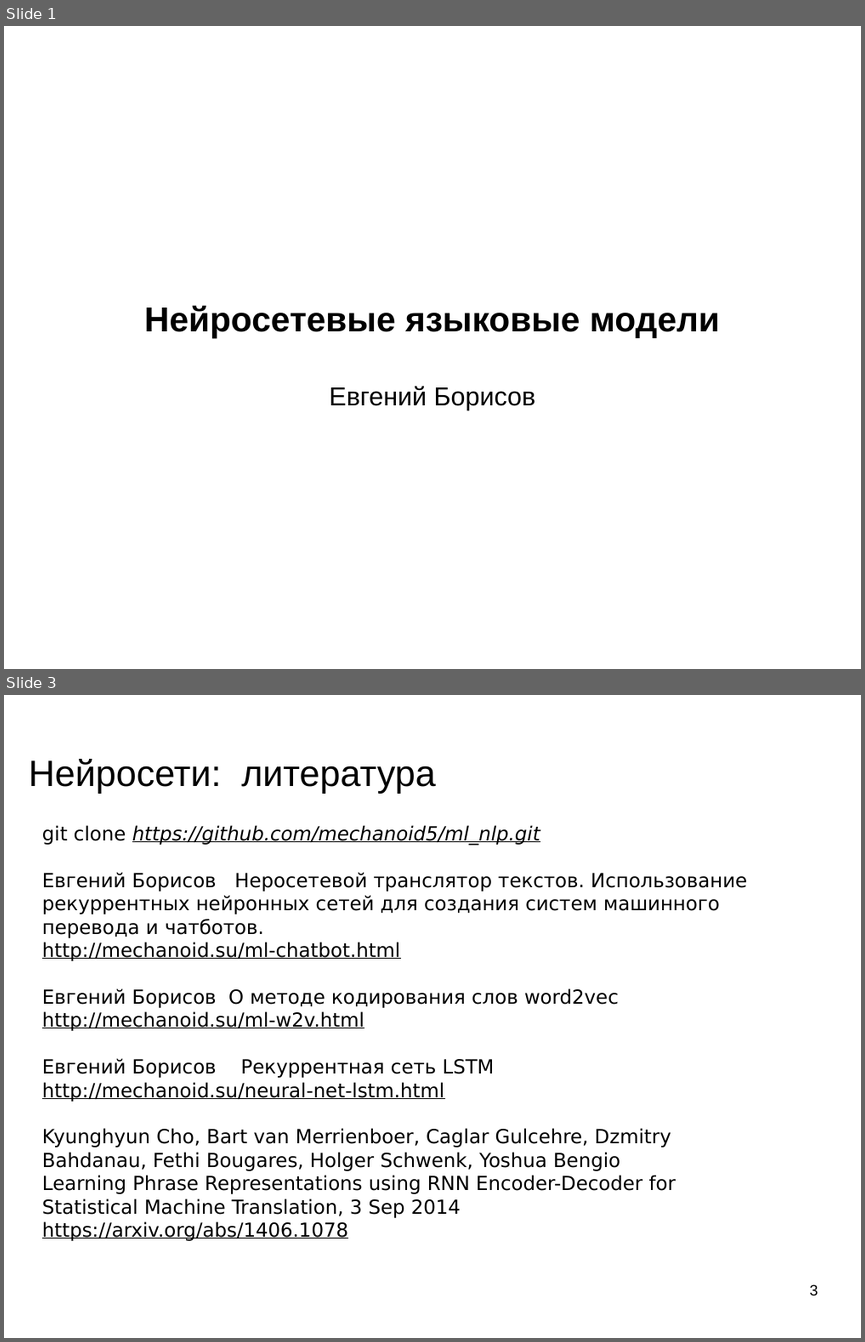
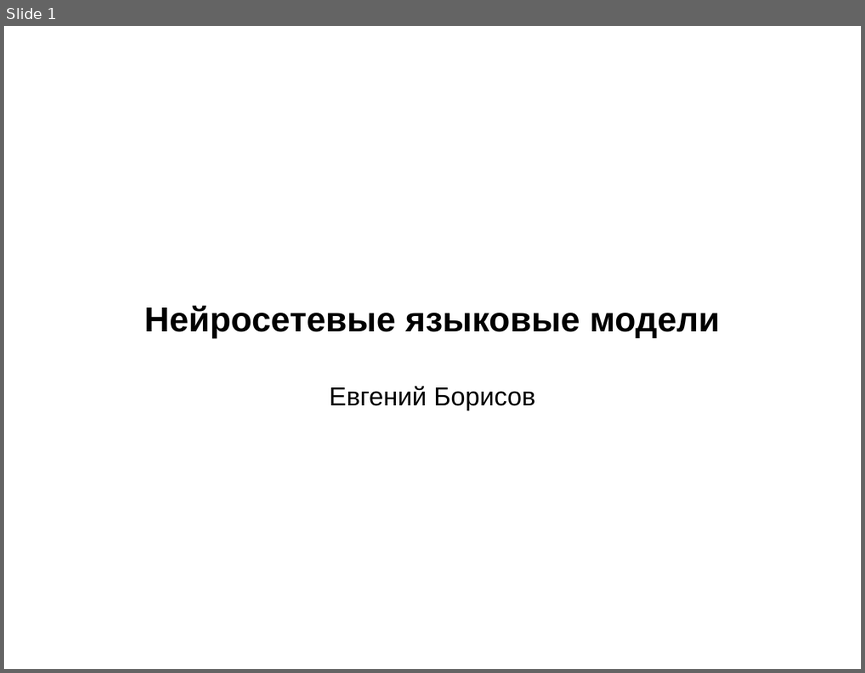
Before and after one commit to mechanoid5/ml_nlp_2022, a slide deck: 11-ann-lang-model.odp. Shown one above the other, each under a label of ours: slides 1 and 3 before the commit, slide 1 after it; the slides between them are not shown. The pictures are 865x1342 and 865x673 pixels, drawn with LibreOffice and Linux fonts; fonts in the diff are those of the drawing; background and template pictures are left out. Boxes give left, top, right and bottom in pixels: in the first picture for what was removed or moved away, otherwise in the second. Text is boxed around its words. In the diff, an @@ line names an element or a change of style, - is before the commit and + after.

```diff
--- a/11-ann-lang-model.odp
+++ b/11-ann-lang-model.odp
@@ slide 3 removed at (4, 695, 861, 1338), background picture (left out) @@
@@ title removed at (29, 759, 435, 794) @@
-Нейросети: литература
@@ text removed at (42, 825, 747, 1241) @@
-git clone https://github.com/mechanoid5/ml_nlp.git
-Евгений Борисов Неросетевой транслятор текстов. Использование рекуррентных нейронных сетей для создания систем машинного перевода и чатботов.
-http://mechanoid.su/ml-chatbot.html
-Евгений Борисов О методе кодирования слов word2vec
-http://mechanoid.su/ml-w2v.html
-Евгений Борисов Рекуррентная сеть LSTM
-http://mechanoid.su/neural-net-lstm.html
-Kyunghyun Cho, Bart van Merrienboer, Caglar Gulcehre, Dzmitry Bahdanau, Fethi Bougares, Holger Schwenk, Yoshua Bengio
-Learning Phrase Representations using RNN Encoder-Decoder for Statistical Machine Translation, 3 Sep 2014
-https://arxiv.org/abs/1406.1078
@@ page number removed at (810, 1284, 818, 1295) @@
-3
```
Also in this commit, not shown: 1 slide changed, 9 slides added.
